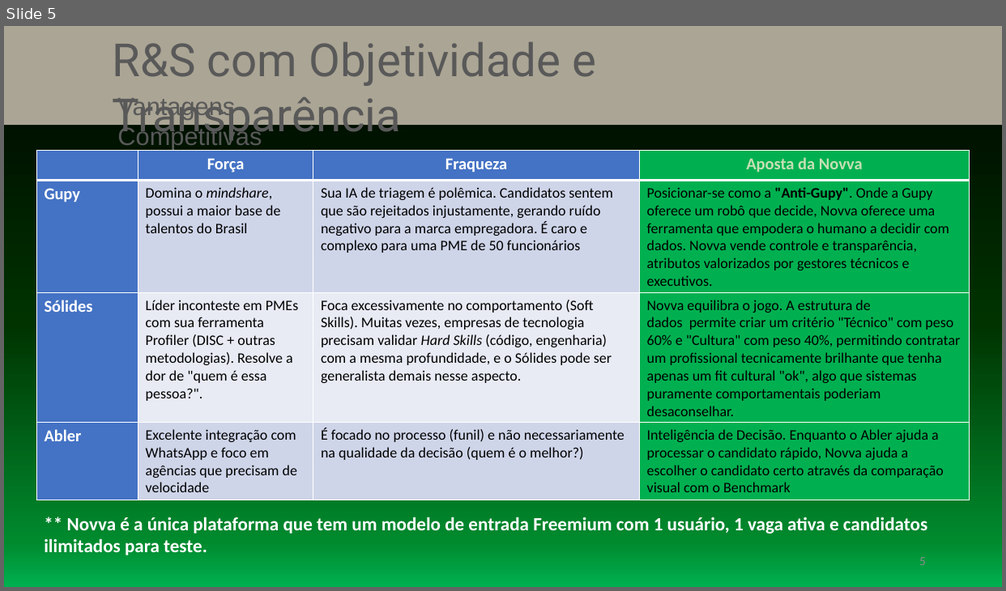
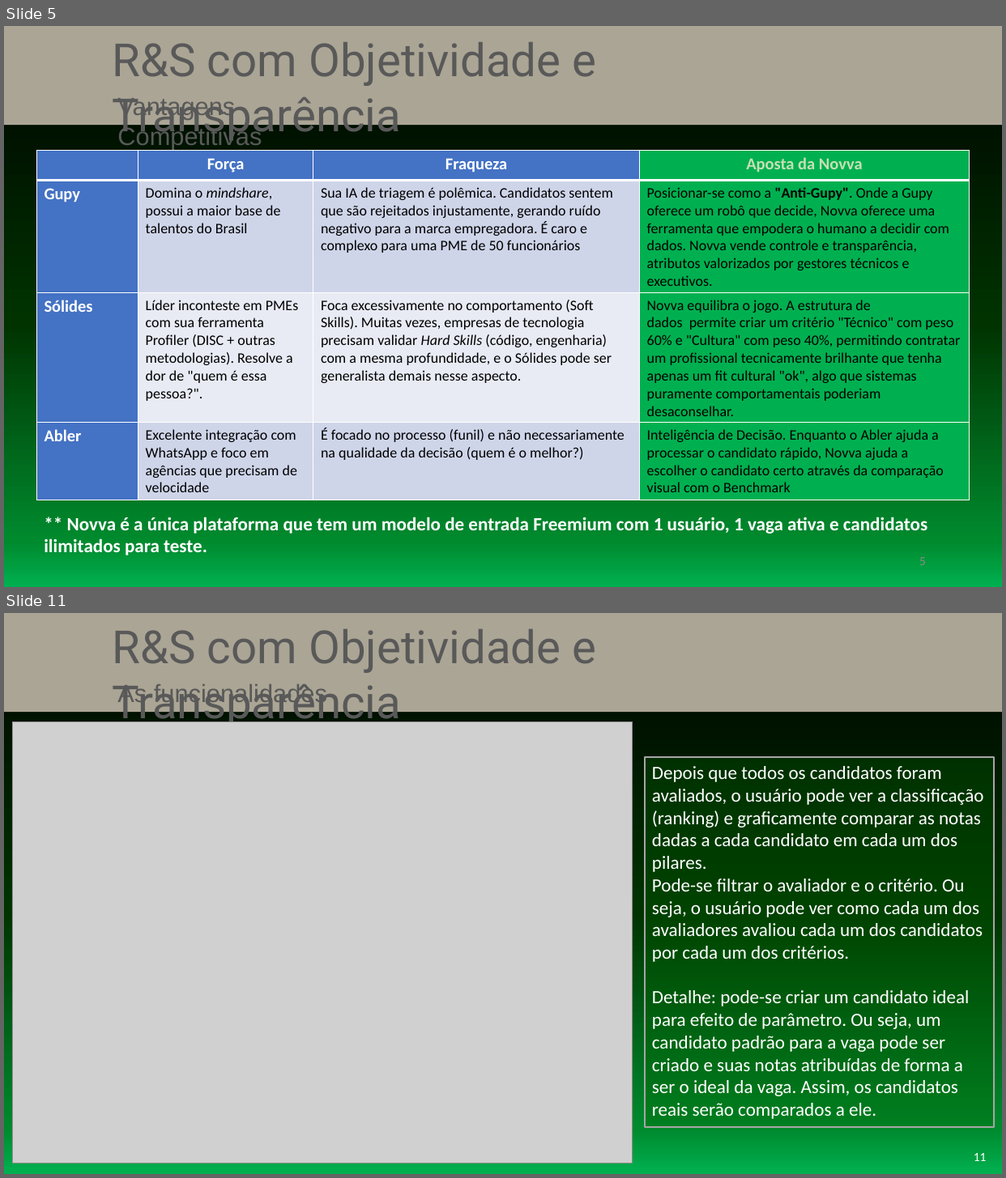
Before and after one commit to eiderao/novva-rs-saas-2_0, a slide deck: Novva R&S - Pitch Deck.pptx. Shown one above the other, each under a label of ours: slide 5 before the commit, slides 5 and 11 after it; the slides between them are not shown. The pictures are 1006x591 and 1006x1178 pixels, drawn with LibreOffice and Linux fonts; fonts in the diff are those of the drawing; grey boxes stand for pictures. Boxes give left, top, right and bottom in pixels: in the first picture for what was removed or moved away, otherwise in the second. Text is boxed around its words. In the diff, an @@ line names an element or a change of style, - is before the commit and + after.

```diff
--- a/Novva R&S - Pitch Deck.pptx
+++ b/Novva R&S - Pitch Deck.pptx
@@ slide 11 added at [4,613,1002,1174], background gradient #000000 to #003300 to #008A2E to #00B050 @@
@@ rectangle added at [4,613,1002,712], fill #ABA595 @@
@@ text added at [113,629,596,729], 44 pt, text #595959 @@
+R&S com Objetividade e Transparência
@@ text added at [117,684,327,707], 24 pt, text #595959 @@
+As funcionalidades
@@ picture added at [12,722,633,1163] @@
@@ rectangle added at [645,757,994,1128], fill #006600 at 30% opacity, outline #A6A6A6 1.5 pt, 18 pt, text #FFFFFF @@
+Depois que todos os candidatos foram avaliados, o usuário pode ver a classificação (ranking) e graficamente comparar as notas dadas a cada candidato em cada um dos pilares.
+Pode-se filtrar o avaliador e o critério. Ou seja, o usuário pode ver como cada um dos avaliadores avaliou cada um dos candidatos por cada um dos critérios.
+Detalhe: pode-se criar um candidato ideal para efeito de parâmetro. Ou seja, um candidato padrão para a vaga pode ser criado e suas notas atribuídas de forma a ser o ideal da vaga. Assim, os candidatos reais serão comparados a ele.
@@ page number added at [974,1153,987,1161], 12 pt, text #FFFFFF @@
+11
```
Also in this commit, not shown: 4 slides changed, 3 other slides added, 3 other files.
